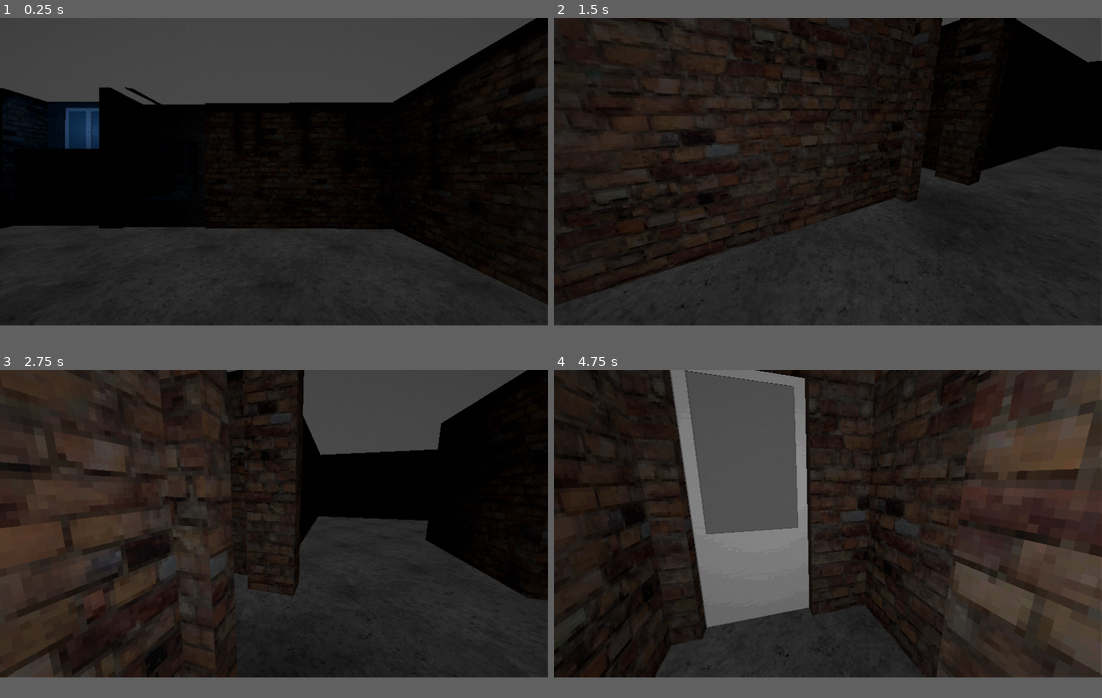
Above: before the commit, frames 1-4 (two rows, left to right).
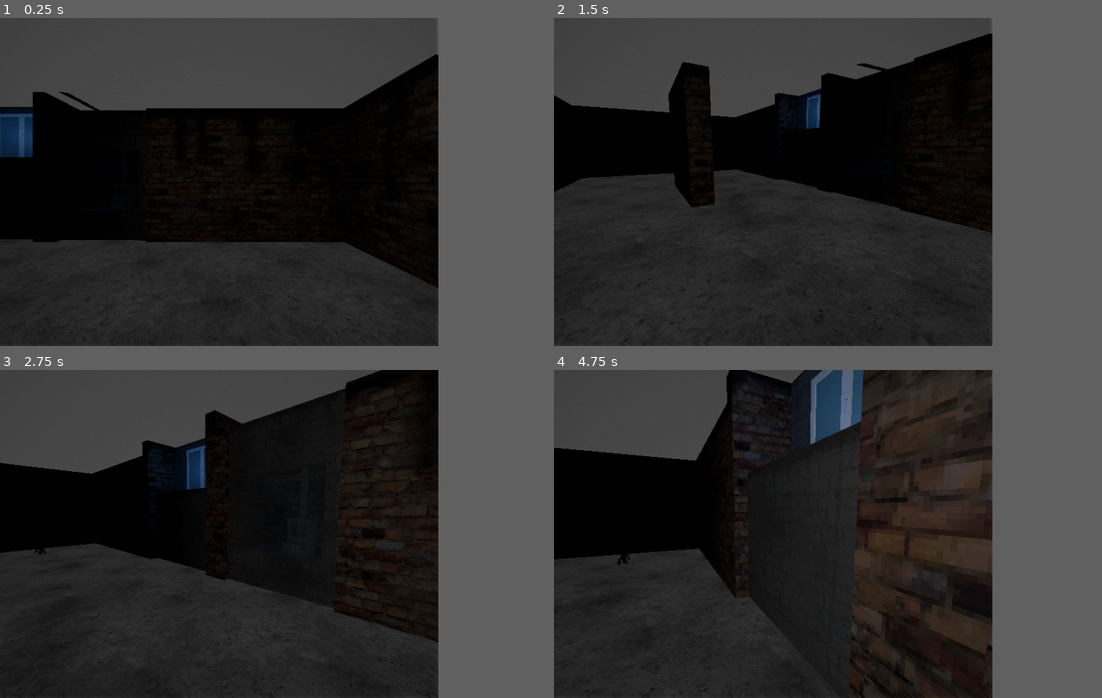
Above: after the commit, the same moments.

Repository: realparseek/hrushevka-gamejam
Game: Godot game, scene res://scenes/basement.tscn
Same seed, same stepped clock (60 frames per second), same inputs: the game is played once before the commit and once after it.
Inputs (mouse positions are in pixels of both pictures, inside the frame that each line leads up to):
- Up to frame 1 (0.25 s): no input
- Up to frame 2 (1.5 s): tap Enter at 0.5 s; move the mouse to (948, 155) at 0.52 s; hold D (walk_right) 0.53-1.28 s; hold Shift (sprint) 0.53-1.28 s; click (948, 155) at 0.67 s; move the mouse to (800, 172) at 1.27 s; hold W (walk_forward) from 1.28 s (still down); tap Shift (sprint) at 1.35 s
- Up to frame 3 (2.75 s): keep holding W (walk_forward); move the mouse to (284, 517) at 2.02 s; hold Shift (sprint) from 2.03 s (still down)
- Up to frame 4 (4.75 s): keep holding W (walk_forward); move the mouse to (822, 527) at 2.77 s; release Shift (sprint) at 2.78 s; tap Shift (sprint) at 2.85, 4.35 s; move the mouse to (866, 527) at 3.52 s; hold Shift (sprint) 3.53-4.28 s; move the mouse to (784, 520) at 4.27 s
In our replay, the window is 800x450 before the commit and 640x480 after it. These sizes can differ from the game's own. Grey fills any space a smaller window leaves; there, only what the larger window draws over its background counts as a difference.

The runs differ from the first frame. In frame 1, 13% of the frame differs, in the area x 0-100%, y 0-94%; in frame 2, 46%; in frame 3, 49%; in frame 4, 47%.

Commit message:
Settings

Diff:
--- a/project.godot
+++ b/project.godot
@@ -27,8 +27,8 @@
 
 [display]
 
-window/size/viewport_width=1600
-window/size/viewport_height=900
+window/size/viewport_width=640
+window/size/viewport_height=480
 window/stretch/mode="viewport"
 window/stretch/aspect="keep_height"
 
--- a/shader_test/test_shader.gdshader
+++ b/shader_test/test_shader.gdshader
@@ -1,7 +1,7 @@
 shader_type canvas_item;
 
 uniform sampler2D screen_texture: hint_screen_texture, repeat_disable, filter_nearest;
-uniform vec2 viewport_size = vec2(1600, 900);
+uniform vec2 viewport_size = vec2(640, 480);
 uniform vec2 virtual_resolution = vec2(640, 480);
 uniform float shadow_smoothness = 0.5;
 uniform int color_depth = 32;
@@ -11,7 +11,7 @@
 uniform float vignette_strength = 0.1;
 uniform float chroma_aberration = 0.0005;
 
-// Точечная рябь как от ТВ шума
+// Рябь как от ТВ шума
 uniform float tv_noise_strength = 0.02;
 uniform float tv_noise_speed = 3.0;
 
